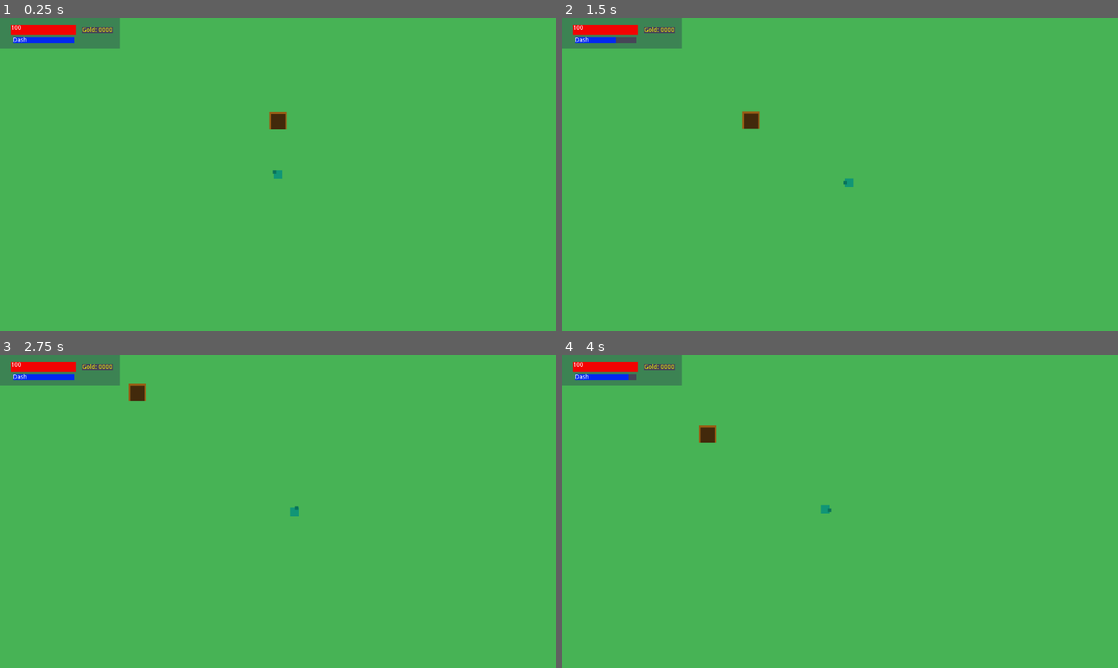
Above: before the commit, frames 1-4 (two rows, left to right).
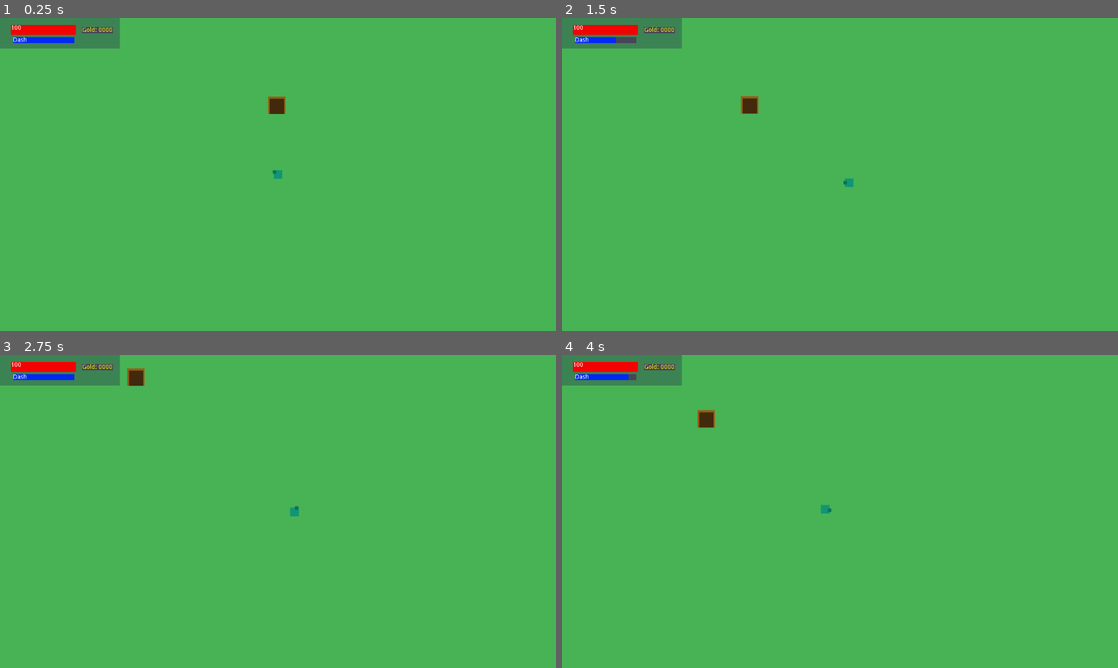
Above: after the commit, the same moments.

Repository: arget4me/TryingToStop
Game: Godot game, scene res://Scenes/HUB.tscn
The game is run twice, just before and just after one commit, with the same random seed, the same clock (stepped at 60 frames per second) and the same inputs.
Inputs (mouse positions are in pixels of both pictures, inside the frame that each line leads up to):
- Up to frame 1 (0.25 s): no input
- Up to frame 2 (1.5 s): tap Enter at 0.5 s; move the mouse to (962, 158) at 0.52 s; hold Right (ui_right) 0.53-1.28 s; click (962, 158) at 0.67 s; move the mouse to (728, 190) at 1.27 s; hold Down (ui_down) from 1.28 s (still down)
- Up to frame 3 (2.75 s): move the mouse to (333, 442) at 2.02 s; release Down (ui_down) at 2.03 s; hold Right (ui_right) from 2.03 s (still down)
- Up to frame 4 (4 s): move the mouse to (812, 574) at 2.77 s; release Right (ui_right) at 2.78 s; hold Up (ui_up) 2.78-3.53 s; click (812, 574) at 2.92 s; move the mouse to (1006, 558) at 3.52 s; hold Left (ui_left) from 3.53 s (still down)

The runs differ from the first frame. In frame 1, 0.3% of the frame differs, in the area x 48-52%, y 25-36%; in frame 2, 0.3%, in the area x 32-36%, y 24-36%; in frame 3, 0.3%; in frame 4, 0.3%.

Commit message:
Modify sample scene layout

Diff:
--- a/GrandTale/Scenes/HUB.tscn
+++ b/GrandTale/Scenes/HUB.tscn
@@ -1,57 +1,19 @@
-[gd_scene load_steps=6 format=2]
+[gd_scene load_steps=4 format=2]
 
 [ext_resource path="res://Scenes/HUD.tscn" type="PackedScene" id=1]
 [ext_resource path="res://Scenes/Player.tscn" type="PackedScene" id=2]
-[ext_resource path="res://Scenes/Enter.gd" type="Script" id=3]
-[ext_resource path="res://Scenes/SampleScene.tscn" type="PackedScene" id=4]
-
-[sub_resource type="RectangleShape2D" id=1]
-extents = Vector2( 16.5, 17.5 )
+[ext_resource path="res://Scenes/TravelToScene.tscn" type="PackedScene" id=3]
 
 [node name="HUB_World" type="Node2D"]
 
-[node name="Enter" type="Area2D" parent="."]
-position = Vector2( 419, 63 )
-script = ExtResource( 3 )
-TravelToScene = ExtResource( 4 )
-
-[node name="ColorRect" type="ColorRect" parent="Enter"]
-anchor_left = 0.5
-anchor_top = 0.5
-anchor_right = 0.5
-anchor_bottom = 0.5
-margin_left = -20.0
-margin_top = -20.0
-margin_right = 20.0
-margin_bottom = 20.0
-color = Color( 0.6, 0.364706, 0.0862745, 1 )
-
-[node name="ColorRect2" type="ColorRect" parent="Enter"]
-anchor_left = 0.5
-anchor_top = 0.5
-anchor_right = 0.5
-anchor_bottom = 0.5
-margin_left = -16.0
-margin_top = -15.0
-margin_right = 17.0
-margin_bottom = 20.0
-color = Color( 0.262745, 0.164706, 0.0470588, 1 )
-
-[node name="CollisionShape2D" type="CollisionShape2D" parent="Enter"]
-position = Vector2( 0.5, 2.5 )
-shape = SubResource( 1 )
-
-[node name="StaticBody2D" type="StaticBody2D" parent="Enter"]
-
-[node name="CollisionPolygon2D" type="CollisionPolygon2D" parent="Enter/StaticBody2D"]
-polygon = PoolVector2Array( -20, -20, -20, 20, -16, 20, -16, -15, 17, -15, 17, 20, 20, 20, 20, -20 )
+[node name="Enter" parent="." instance=ExtResource( 3 )]
+position = Vector2( 416, 28 )
 
 [node name="Player" parent="." instance=ExtResource( 2 )]
 position = Vector2( 419, 187 )
 
 [node name="HUD" parent="." instance=ExtResource( 1 )]
 
-[connection signal="body_entered" from="Enter" to="Enter" method="_on_Enter_body_entered"]
 [connection signal="cooldown_changed" from="Player" to="HUD" method="_on_Player_cooldown_changed"]
 [connection signal="gold_changed" from="Player" to="HUD" method="_on_Player_gold_changed"]
 [connection signal="health_changed" from="Player" to="HUD" method="_on_Player_health_changed"]
--- a/GrandTale/Scenes/Player.tscn
+++ b/GrandTale/Scenes/Player.tscn
@@ -5,6 +5,7 @@
 [sub_resource type="RectangleShape2D" id=2]
 
 [sub_resource type="CircleShape2D" id=1]
+radius = 9.0
 
 [node name="Player" type="KinematicBody2D"]
 script = ExtResource( 1 )
--- a/GrandTale/Scenes/SampleScene.tscn
+++ b/GrandTale/Scenes/SampleScene.tscn
@@ -142,6 +142,18 @@
 [node name="Enemy" parent="Enemies" instance=ExtResource( 3 )]
 position = Vector2( 448, 206 )
 
+[node name="Enemy9" parent="Enemies" instance=ExtResource( 3 )]
+position = Vector2( 246, 438 )
+
+[node name="Enemy10" parent="Enemies" instance=ExtResource( 3 )]
+position = Vector2( 704, 188 )
+
+[node name="Enemy11" parent="Enemies" instance=ExtResource( 3 )]
+position = Vector2( 572, 398 )
+
+[node name="Enemy12" parent="Enemies" instance=ExtResource( 3 )]
+position = Vector2( 222, 194 )
+
 [node name="Environment" type="Node2D" parent="."]
 
 [node name="Rock" parent="Environment" instance=ExtResource( 2 )]
@@ -173,6 +185,22 @@
 
 [node name="Rock10" parent="Environment" instance=ExtResource( 2 )]
 position = Vector2( 816, 260 )
+
+[node name="Rock11" parent="Environment" instance=ExtResource( 2 )]
+position = Vector2( -194, 260 )
+scale = Vector2( 3.16, 24.88 )
+
+[node name="Rock12" parent="Environment" instance=ExtResource( 2 )]
+position = Vector2( 1229, 247 )
+scale = Vector2( 3.16, 24.88 )
+
+[node name="Rock13" parent="Environment" instance=ExtResource( 2 )]
+position = Vector2( 551, 719 )
+scale = Vector2( 78.0935, 2.82393 )
+
+[node name="Rock14" parent="Environment" instance=ExtResource( 2 )]
+position = Vector2( 589, -178 )
+scale = Vector2( 78.0935, 2.82393 )
 
 [node name="HUD" parent="." instance=ExtResource( 5 )]
 
--- /dev/null
+++ b/GrandTale/Scenes/TravelToScene.tscn
@@ -0,0 +1,44 @@
+[gd_scene load_steps=4 format=2]
+
+[ext_resource path="res://Scenes/Enter.gd" type="Script" id=1]
+[ext_resource path="res://Scenes/SampleScene.tscn" type="PackedScene" id=2]
+
+[sub_resource type="RectangleShape2D" id=1]
+extents = Vector2( 16.5, 17.5 )
+
+[node name="Enter" type="Area2D"]
+script = ExtResource( 1 )
+TravelToScene = ExtResource( 2 )
+
+[node name="ColorRect" type="ColorRect" parent="."]
+anchor_left = 0.5
+anchor_top = 0.5
+anchor_right = 0.5
+anchor_bottom = 0.5
+margin_left = -20.0
+margin_top = -20.0
+margin_right = 20.0
+margin_bottom = 20.0
+color = Color( 0.6, 0.364706, 0.0862745, 1 )
+
+[node name="ColorRect2" type="ColorRect" parent="."]
+anchor_left = 0.5
+anchor_top = 0.5
+anchor_right = 0.5
+anchor_bottom = 0.5
+margin_left = -16.0
+margin_top = -15.0
+margin_right = 17.0
+margin_bottom = 20.0
+color = Color( 0.262745, 0.164706, 0.0470588, 1 )
+
+[node name="CollisionShape2D" type="CollisionShape2D" parent="."]
+position = Vector2( 0.5, 2.5 )
+shape = SubResource( 1 )
+
+[node name="StaticBody2D" type="StaticBody2D" parent="."]
+
+[node name="CollisionPolygon2D" type="CollisionPolygon2D" parent="StaticBody2D"]
+polygon = PoolVector2Array( -20, -20, -20, 20, -16, 20, -16, -15, 17, -15, 17, 20, 20, 20, 20, -20 )
+
+[connection signal="body_entered" from="." to="." method="_on_Enter_body_entered"]
--- a/GrandTale/Scripts/HealthItem.gd
+++ b/GrandTale/Scripts/HealthItem.gd
@@ -3,5 +3,5 @@
 func _on_Item_body_entered(body):
 	if body is Player:
 		var player = body as Player
-		player.RecoverHealth(15)
+		player.RecoverHealth(5)
 		queue_free()
